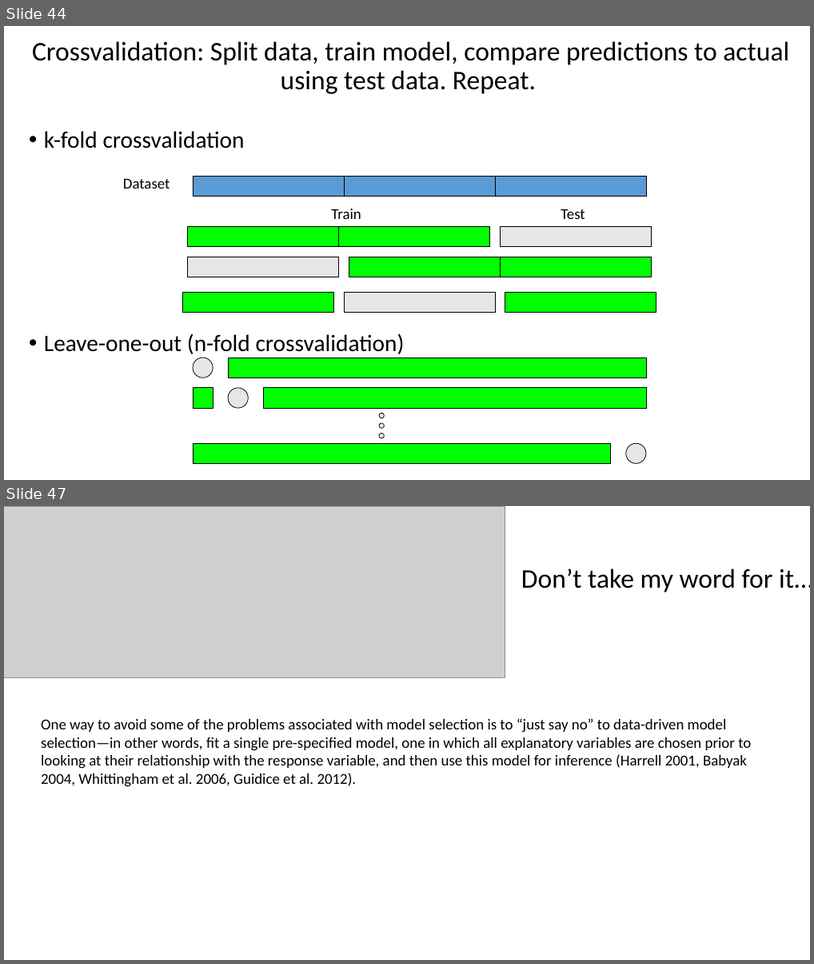
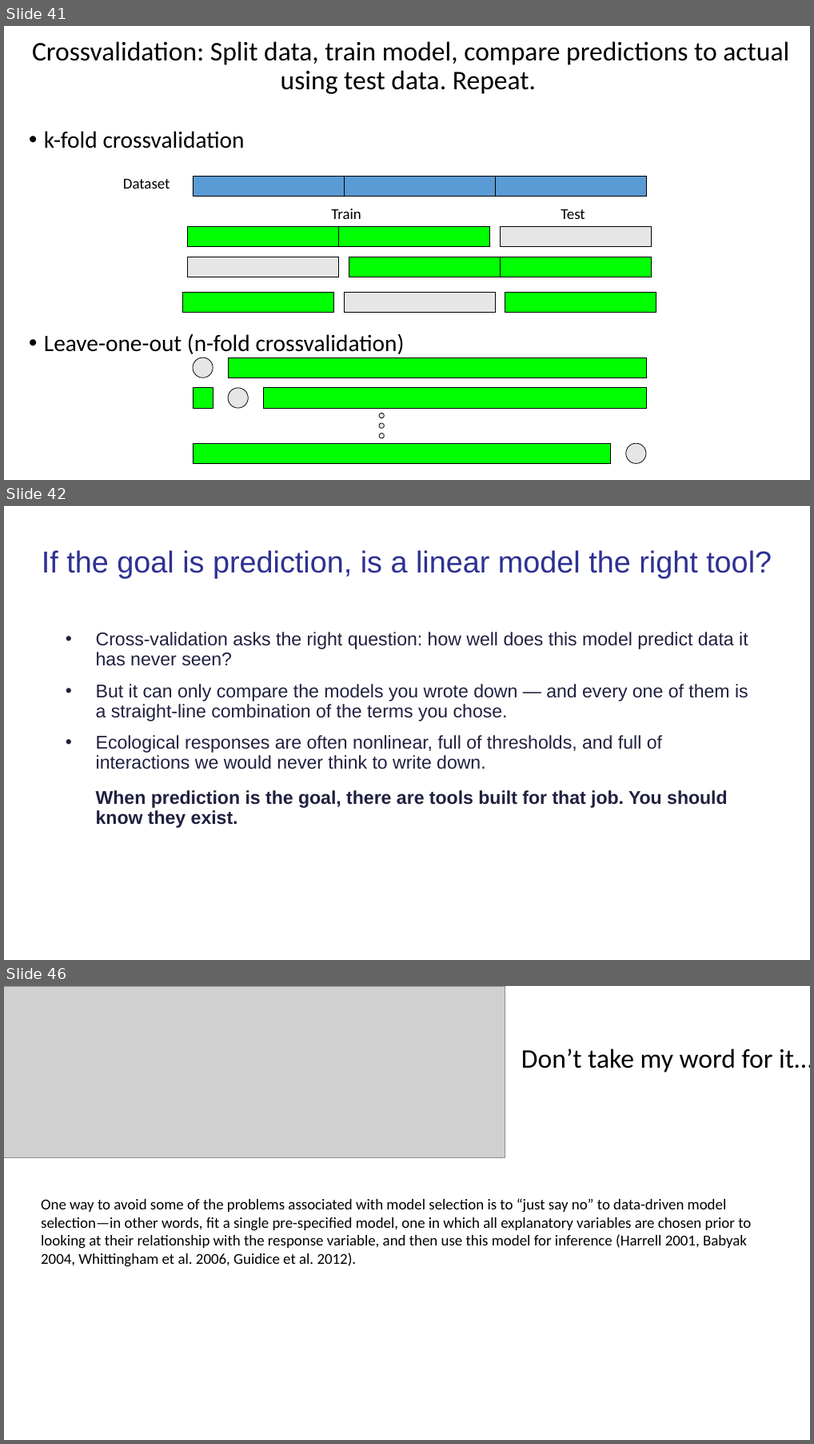
Before and after one commit to taaltree/FW536, a slide deck: Day3_MixedModels_ModelSelection/FW536_Day3_Afternoon_hypothesis test and model selection.pptx. Shown one above the other, each under a label of ours: slides 44 and 47 before the commit, slides 41, 42 and 46 after it; the slides between them are not shown. The pictures are 814x964 and 814x1444 pixels, drawn with LibreOffice and Linux fonts; fonts in the diff are those of the drawing; grey boxes stand for pictures. Boxes give left, top, right and bottom in pixels: in the first picture for what was removed or moved away, otherwise in the second. Text is boxed around its words. In the diff, an @@ line names an element or a change of style, - is before the commit and + after.

```diff
--- a/Day3_MixedModels_ModelSelection/FW536_Day3_Afternoon_hypothesis test and model selection.pptx
+++ b/Day3_MixedModels_ModelSelection/FW536_Day3_Afternoon_hypothesis test and model selection.pptx
@@ slide 42 added at <box>4,506,810,960</box>, background #FFFFFF @@
@@ title added at <box>42,550,772,579</box>, 36 pt, text #2E3192 @@
+If the goal is prediction, is a linear model the right tool?
@@ text added at <box>96,632,749,828</box>, 22 pt, text #202040 @@
+• Cross-validation asks the right question: how well does this model predict data it has never seen?
+• But it can only compare the models you wrote down — and every one of them is a straight-line combination of the terms you chose.
+• Ecological responses are often nonlinear, full of thresholds, and full of interactions we would never think to write down.
+When prediction is the goal, there are tools built for that job. You should know they exist.
@@ what was slide 44 is now slide 41 @@
@@ what was slide 47 is now slide 46 @@
```
Also in this commit, not shown: 8 slides changed, 15 other slides added, 25 slides removed, 8 other files.
